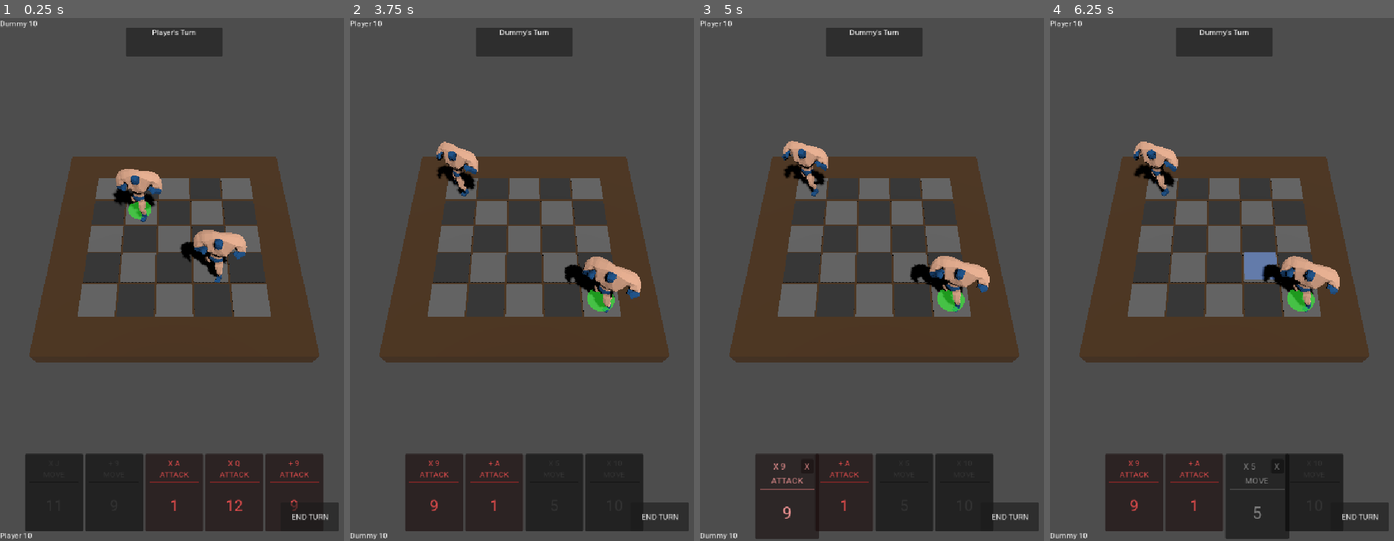
Above: before the commit, frames 1-4 (left to right).
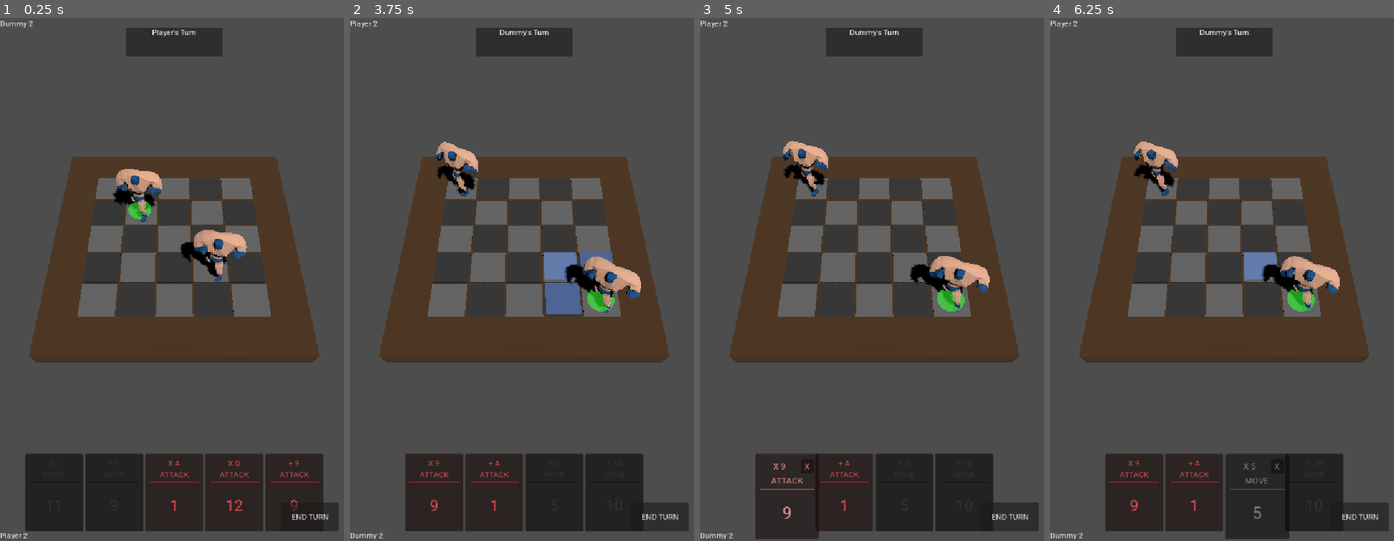
Above: after the commit, the same moments.

Repository: FredBros/king-of-the-apero
Game: Godot game, scene res://scenes/Arena.tscn
Same seed, same stepped clock (60 frames per second), same inputs: the game is played once before the commit and once after it. This scene is started directly instead of the project's main scene.
Inputs (mouse positions are in pixels of both pictures, inside the frame that each line leads up to):
- Up to frame 1 (0.25 s): no input
- Up to frame 2 (3.75 s): click "END TURN" at 0.5 s; click "END TURN" at 1.25 s; click "END TURN" at 2 s; move the mouse to (405, 493) at 2.77 s; click (405, 493) at 2.92 s; click "X" at 3.5 s
- Up to frame 3 (5 s): move the mouse to (782, 493) at 4.27 s; click (782, 493) at 4.42 s
- Up to frame 4 (6.25 s): move the mouse to (1194, 493) at 5.02 s; click (1194, 493) at 5.17 s; move the mouse to (1252, 493) at 5.77 s; click (1252, 493) at 5.92 s

The runs differ from the first frame. In frame 1, less than 0.1% of the frame differs, in the area x 6-11%, y 0-100%; in frame 2, 1.2%, in the area x 6-77%, y 0-100%; in frame 3, less than 0.1%; in frame 4, less than 0.1%.

Commit message:
Finalize core gameplay loop, fix sync issues, and add UI polish
Summary of changes:
- Gameplay: Implement network sync for manual card discarding (right-click).
- Gameplay: Add 'force remove' logic in GameManager to auto-repair hand desyncs and prevent starvation.
- Network: Implement 'Rematch' feature to reload the game scene without disconnecting peers.
- Network: Fix race condition on game start using a client-server handshake (waiting for scene load).
- UI: Add 'Quit to Menu' button in Game Over screen.
- UI: Disable 'Restart' button if the opponent disconnects.
- Fix: Prevent Host from ending Client's turn via UI.
- Fix: Ensure Client initializes GameManager correctly for local turn validation.

Diff:
--- a/scenes/GameUI.tscn
+++ b/scenes/GameUI.tscn
@@ -88,6 +88,10 @@
 layout_mode = 2
 text = "RESTART MATCH"
 
+[node name="QuitButton" type="Button" parent="GameOverContainer/Panel/MarginContainer/VBoxContainer"]
+layout_mode = 2
+text = "QUIT TO MENU"
+
 [node name="TopPlayerInfo" parent="." instance=ExtResource("3_4s3j0")]
 anchors_preset = 0
 anchor_right = 0.0
--- a/scenes/Wrestler.tscn
+++ b/scenes/Wrestler.tscn
@@ -5,5 +5,6 @@
 
 [node name="Wrestler" type="Node3D"]
 script = ExtResource("1_83s1c")
+max_health = 2
 
 [node name="BigGuy" parent="." instance=ExtResource("2_i8vlu")]
--- a/scripts/Arena.gd
+++ b/scripts/Arena.gd
@@ -4,6 +4,9 @@
 @onready var game_ui: GameUI = $GameUI
 @onready var game_manager: GameManager = $GameManager
 @onready var deck_manager: DeckManager = $DeckManager
+
+# Track loaded players to prevent race conditions
+var _players_loaded: int = 0
 
 func _ready() -> void:
 	# Connect the UI signal to the GridManager
@@ -13,6 +16,22 @@
 			game_ui.show_game_over(winner_name)
 			game_manager.is_game_active = false
 		)
+
+	# Handle Disconnections (Win by forfeit)
+	NetworkManager.player_disconnected.connect(func(id):
+		if game_manager.is_game_active:
+			print("Opponent disconnected! You win.")
+			# In a 1v1, if the other disconnects, the remaining player wins.
+			game_ui.show_game_over("Opponent Disconnected")
+			game_manager.is_game_active = false
+
+		# If opponent leaves (during game or after), restart is impossible
+		game_ui.disable_restart_button()
+	)
+
+	NetworkManager.server_disconnected.connect(func():
+		game_ui.disable_restart_button()
+	)
 
 	# Setup Game Manager
 	if game_manager:
@@ -58,8 +77,13 @@
 					game_ui.add_card_to_hand(card)
 		)
 
-		# Start the game logic (GridManager has already spawned wrestlers in its _ready)
-		game_manager.initialize(grid_manager.wrestlers, deck_manager)
+		# Handshake: Wait for all players to load the scene before initializing
+		if multiplayer.is_server():
+			_players_loaded += 1 # Server is loaded
+			_check_start_game()
+		else:
+			game_manager.initialize(grid_manager.wrestlers, deck_manager)
+			notify_server_scene_loaded.rpc_id(1)
 
 		# Connect Health Signals
 		for w in grid_manager.wrestlers:
@@ -77,3 +101,15 @@
 			break
 
 	game_ui.update_player_info(active, opponent)
+
+@rpc("any_peer", "call_remote", "reliable")
+func notify_server_scene_loaded() -> void:
+	if multiplayer.is_server():
+		_players_loaded += 1
+		_check_start_game()
+
+func _check_start_game() -> void:
+	var expected = multiplayer.get_peers().size() + 1
+	if _players_loaded >= expected:
+		print("All players loaded. Starting game logic.")
+		game_manager.initialize(grid_manager.wrestlers, deck_manager)
--- a/scripts/GameManager.gd
+++ b/scripts/GameManager.gd
@@ -79,7 +79,8 @@
 		return
 
 	# Logique Serveur
-	_server_process_end_turn()
+	if is_local_player_active():
+		_server_process_end_turn()
 
 # Returns true if an action was successfully consumed
 func try_use_action() -> bool:
@@ -118,11 +119,17 @@
 
 func discard_hand_card(card: CardData) -> void:
 	if not is_game_active: return
-	# TODO: Implémenter la défausse réseau si nécessaire (pour l'instant local)
-	var current_player_name = players[active_player_index].name
-	_remove_card_from_hand(current_player_name, card)
-	deck_manager.discard_card(card)
-	card_discarded.emit(card)
+
+	if try_use_action():
+		# Si on est client, on demande au serveur de défausser
+		if not multiplayer.is_server():
+			request_discard_card.rpc_id(1, _serialize_card(card))
+			var my_name = _get_my_player_name()
+			_remove_card_from_hand(my_name, card)
+			return
+
+		# Logique Serveur (ou Local)
+		server_process_discard_card(card)
 
 func get_player_hand(player_name: String) -> Array:
 	return player_hands.get(player_name, [])
@@ -174,8 +181,9 @@
 		# On doit trouver la carte correspondante dans la main (comparaison par valeur car instances différentes réseau)
 		var hand = player_hands[player_name]
 		for c in hand:
-			# Comparaison souple sur les valeurs pour éviter les soucis int/float
-			if c.title == card.title and c.suit == card.suit and is_equal_approx(float(c.value), float(card.value)):
+			# Simplification : On compare uniquement le titre qui est unique (ex: "X 10", "+ K", "JOKER")
+			# Cela évite les erreurs de typage sur value/suit ou les problèmes de float
+			if c.title == card.title:
 				hand.erase(c)
 				return true
 
@@ -248,16 +256,44 @@
 		var card = _deserialize_card(card_dict)
 		server_process_use_card(card)
 
+@rpc("any_peer", "call_remote", "reliable")
+func request_discard_card(card_dict: Dictionary) -> void:
+	var sender_id = multiplayer.get_remote_sender_id()
+	var current_player_name = players[active_player_index].name
+
+	if player_peer_ids[current_player_name] == sender_id:
+		var card = _deserialize_card(card_dict)
+		server_process_discard_card(card)
+
 func server_process_use_card(card: CardData) -> void:
 	var current_player_name = players[active_player_index].name
 
 	# On ne consomme la carte que si on arrive vraiment à l'enlever de la main
-	if _remove_card_from_hand(current_player_name, card):
-		deck_manager.discard_card(card)
-		# Informer tout le monde qu'une carte a été jouée (pour l'historique/anim)
-		sync_card_played.rpc(_serialize_card(card), current_player_name)
-	else:
-		printerr("Server: Attempted to use a card not in hand! Possible desync.")
+	if not _remove_card_from_hand(current_player_name, card):
+		printerr("Server: Card '", card.title, "' not found in hand. Forcing consumption to fix desync.")
+		if player_hands.has(current_player_name) and not player_hands[current_player_name].is_empty():
+			var removed = player_hands[current_player_name].pop_front()
+			print("Server: Force removed '", removed.title, "' to maintain hand count.")
+
+	# Dans tous les cas (succès ou desync), on valide la consommation car l'action (Mvt/Attaque) a eu lieu.
+	deck_manager.discard_card(card)
+	# Informer tout le monde qu'une carte a été jouée (pour l'historique/anim et nettoyage client)
+	sync_card_played.rpc(_serialize_card(card), current_player_name)
+
+func server_process_discard_card(card: CardData) -> void:
+	var current_player_name = players[active_player_index].name
+
+	# Même logique robuste que pour use_card
+	if not _remove_card_from_hand(current_player_name, card):
+		printerr("Server: Discarded card '", card.title, "' not found in hand. Forcing consumption.")
+		if player_hands.has(current_player_name) and not player_hands[current_player_name].is_empty():
+			var removed = player_hands[current_player_name].pop_front()
+			print("Server: Force removed '", removed.title, "' to maintain hand count.")
+
+	deck_manager.discard_card(card)
+	# On réutilise sync_card_played car l'effet est le même (retrait de main + signal discard)
+	# Si on voulait une anim différente pour la défausse, on créerait un sync_card_discarded
+	sync_card_played.rpc(_serialize_card(card), current_player_name)
 
 @rpc("authority", "call_local", "reliable")
 func sync_card_played(card_dict: Dictionary, player_name: String) -> void:
--- a/scripts/GameUI.gd
+++ b/scripts/GameUI.gd
@@ -25,6 +25,10 @@
 	var restart_btn = $GameOverContainer/Panel/MarginContainer/VBoxContainer/RestartButton
 	restart_btn.pressed.connect(_on_restart_button_pressed)
 
+	# Connect quit button manually
+	var quit_btn = $GameOverContainer/Panel/MarginContainer/VBoxContainer/QuitButton
+	quit_btn.pressed.connect(_on_quit_button_pressed)
+
 	# Connect end turn button manually
 	var end_turn_btn = $EndTurnButton
 	end_turn_btn.pressed.connect(_on_end_turn_button_pressed)
@@ -44,8 +48,12 @@
 	end_turn_pressed.emit()
 
 func _on_restart_button_pressed() -> void:
-	# Reload the current scene to restart
-	get_tree().reload_current_scene()
+	# Request a rematch (reload scene keeping connection)
+	NetworkManager.request_rematch()
+
+func _on_quit_button_pressed() -> void:
+	# Return to lobby properly closing connection
+	NetworkManager.return_to_lobby()
 
 func update_turn_info(player_name: String) -> void:
 	turn_label.text = player_name + "'s Turn"
@@ -95,6 +103,12 @@
 	winner_label.text = winner_name + " WINS!"
 	game_over_container.show()
 
+func disable_restart_button() -> void:
+	var restart_btn = $GameOverContainer/Panel/MarginContainer/VBoxContainer/RestartButton
+	if restart_btn:
+		restart_btn.disabled = true
+		restart_btn.text = "OPPONENT LEFT"
+
 
 # Met à jour les infos des joueurs (Hotseat : Actif en bas, Adversaire en haut)
 func update_player_info(active: Wrestler, opponent: Wrestler) -> void:
--- a/scripts/GridManager.gd
+++ b/scripts/GridManager.gd
@@ -50,6 +50,11 @@
 func on_card_selected(card: CardData) -> void:
 	current_card = card
 	print("GridManager received card: ", card.title)
+
+	# Empêcher l'affichage des déplacements si ce n'est pas notre tour
+	if game_manager and not game_manager.is_local_player_active():
+		return
+
 	_calculate_valid_cells()
 	_update_highlights()
 
--- a/scripts/NetworkManager.gd
+++ b/scripts/NetworkManager.gd
@@ -9,6 +9,7 @@
 const PORT = 8910
 const DEFAULT_SERVER_IP = "127.0.0.1" # Localhost
 const GAME_SCENE_PATH = "res://scenes/Arena.tscn" # TODO: Vérifie que c'est le bon chemin vers ta scène de jeu !
+const LOBBY_SCENE_PATH = "res://scenes/Lobby.tscn" # TODO: Vérifie le chemin de ta scène Lobby/Main
 
 var multiplayer_peer: WebSocketMultiplayerPeer
 
@@ -77,3 +78,20 @@
 @rpc("authority", "call_local", "reliable")
 func load_game_scene(scene_path: String) -> void:
 	get_tree().change_scene_to_file(scene_path)
+
+func return_to_lobby() -> void:
+	# On ferme la connexion proprement
+	if multiplayer.multiplayer_peer:
+		multiplayer.multiplayer_peer.close()
+		multiplayer.multiplayer_peer = null
+
+	get_tree().change_scene_to_file(LOBBY_SCENE_PATH)
+
+@rpc("any_peer", "call_local", "reliable")
+func request_rematch() -> void:
+	if multiplayer.is_server():
+		print("Rematch requested. Reloading game scene...")
+		load_game_scene.rpc(GAME_SCENE_PATH)
+	else:
+		# Client requests rematch to server
+		request_rematch.rpc_id(1)
Renamed: scenes/UI/Lobby.tscn -> scenes/Lobby.tscn
Not shown, changed: scripts/consoleLog.md
